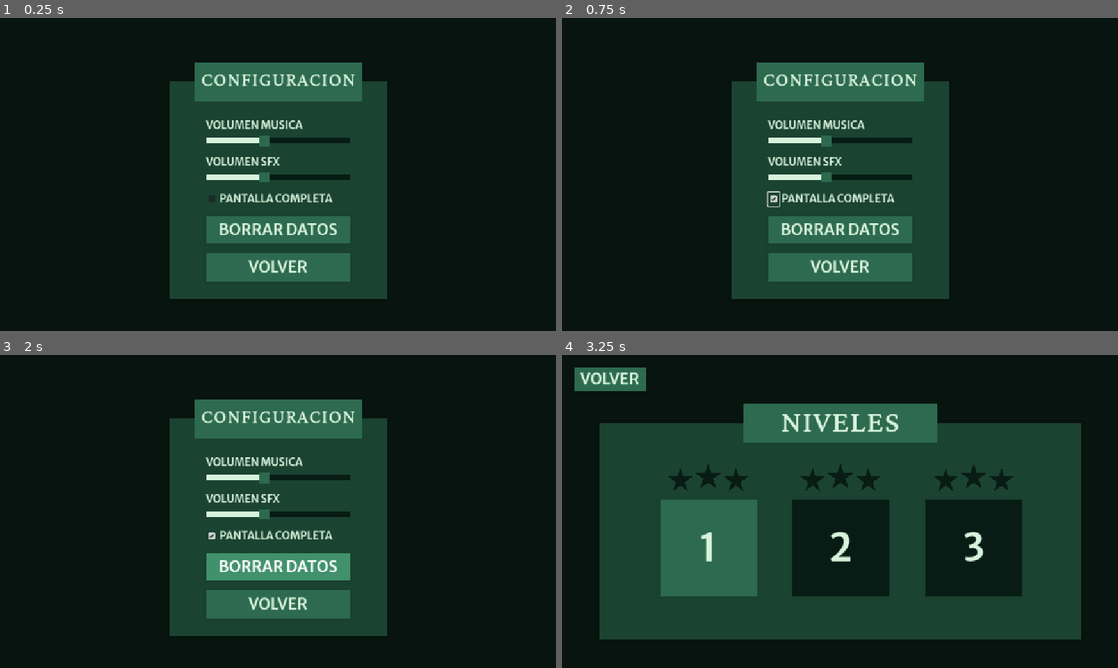
Above: before the commit, frames 1-4 (two rows, left to right).
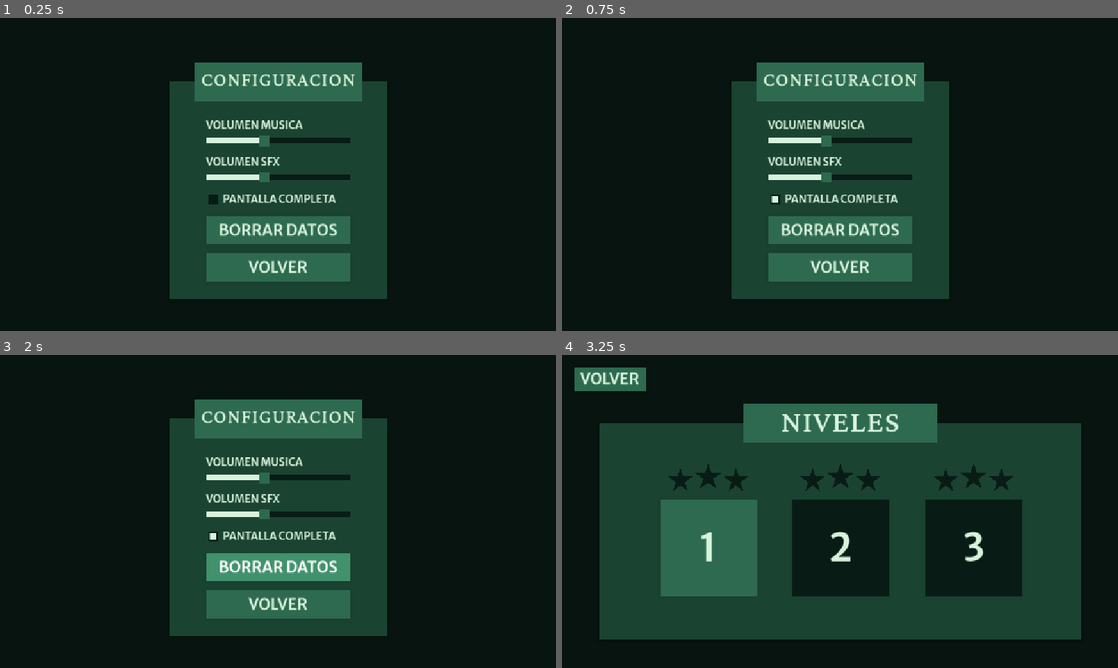
Above: after the commit, the same moments.

Repository: LYoshi02/TP-Videojuegos
Game: Godot game, scene res://pantallas/menu_configuracion/menu_configuracion.tscn
Same seed, same stepped clock (60 frames per second), same inputs: the game is played once before the commit and once after it. This scene is started directly instead of the project's main scene.
Inputs (mouse positions are in pixels of both pictures, inside the frame that each line leads up to):
- Up to frame 1 (0.25 s): no input
- Up to frame 2 (0.75 s): click (773, 199) at 0.5 s
- Up to frame 3 (2 s): click "BORRAR DATOS" at 1.25 s
- Up to frame 4 (3.25 s): click "VOLVER" at 2 s; click "NIVELES" at 2.75 s

The runs differ from the first frame. In frame 1, 0.9% of the frame differs, in the area x 37-63%, y 56-82%; in frame 2, 0.9%, in the area x 36-63%, y 55-82%; in frame 3, 0.9%; in frame 4, nothing differs.

Commit message:
customizar iconos de checkbox

Diff:
--- a/pantallas/menu_configuracion/menu_configuracion.tscn
+++ b/pantallas/menu_configuracion/menu_configuracion.tscn
@@ -1,10 +1,11 @@
-[gd_scene load_steps=11 format=3 uid="uid://c7ilqfxxyck6l"]
+[gd_scene load_steps=12 format=3 uid="uid://c7ilqfxxyck6l"]
 
 [ext_resource type="Script" uid="uid://b30cnjjme0emd" path="res://pantallas/menu_configuracion/menu_configuracion.gd" id="1_pcvoh"]
 [ext_resource type="PackedScene" uid="uid://b4ctirjw1xq53" path="res://ui/titulo.tscn" id="1_tanxu"]
 [ext_resource type="FontFile" uid="uid://br0ox30rd3ddl" path="res://assets/fuentes/merriweather_sans/MerriweatherSans-VariableFont_wght.ttf" id="3_ltsyv"]
 [ext_resource type="PackedScene" uid="uid://sddk5xqkdc4t" path="res://ui/boton.tscn" id="3_tbv8m"]
 [ext_resource type="PackedScene" uid="uid://deb6ahist7ktm" path="res://ui/slider/slider.tscn" id="4_yx0ux"]
+[ext_resource type="PackedScene" uid="uid://cse0m25gr0cyf" path="res://ui/checkbox/checkbox.tscn" id="5_yx0ux"]
 
 [sub_resource type="StyleBoxFlat" id="StyleBoxFlat_pcvoh"]
 bg_color = Color(0.0313726, 0.0784314, 0.0588235, 1)
@@ -138,10 +139,9 @@
 [node name="HBoxContainer" type="HBoxContainer" parent="Panel/Panel/ContenedorBotones"]
 z_index = 10
 layout_mode = 2
-
-[node name="CheckBoxFullScreen" type="CheckBox" parent="Panel/Panel/ContenedorBotones/HBoxContainer"]
-z_index = 10
-texture_filter = 2
+theme_override_constants/separation = 5
+
+[node name="CheckBoxFullScreen" parent="Panel/Panel/ContenedorBotones/HBoxContainer" instance=ExtResource("5_yx0ux")]
 layout_mode = 2
 
 [node name="Label" type="Label" parent="Panel/Panel/ContenedorBotones/HBoxContainer"]
--- a/pantallas/pausa/configuracion/configuracion.tscn
+++ b/pantallas/pausa/configuracion/configuracion.tscn
@@ -1,10 +1,11 @@
-[gd_scene load_steps=10 format=3 uid="uid://cab0166d3lquy"]
+[gd_scene load_steps=11 format=3 uid="uid://cab0166d3lquy"]
 
 [ext_resource type="Script" uid="uid://cwaecf7ijh1f8" path="res://pantallas/pausa/configuracion/configuracion.gd" id="1_gn6kl"]
 [ext_resource type="PackedScene" uid="uid://b4ctirjw1xq53" path="res://ui/titulo.tscn" id="1_m7156"]
 [ext_resource type="FontFile" uid="uid://br0ox30rd3ddl" path="res://assets/fuentes/merriweather_sans/MerriweatherSans-VariableFont_wght.ttf" id="2_gn6kl"]
 [ext_resource type="PackedScene" uid="uid://deb6ahist7ktm" path="res://ui/slider/slider.tscn" id="3_h61ec"]
 [ext_resource type="PackedScene" uid="uid://sddk5xqkdc4t" path="res://ui/boton.tscn" id="4_v8juk"]
+[ext_resource type="PackedScene" uid="uid://cse0m25gr0cyf" path="res://ui/checkbox/checkbox.tscn" id="5_b4b7n"]
 
 [sub_resource type="StyleBoxEmpty" id="StyleBoxEmpty_il5fp"]
 
@@ -138,9 +139,7 @@
 z_index = 10
 layout_mode = 2
 
-[node name="CheckBoxFullScreen" type="CheckBox" parent="Panel/ContenedorBotones/VBoxContainer/HBoxContainer"]
-z_index = 10
-texture_filter = 2
+[node name="CheckBoxFullScreen" parent="Panel/ContenedorBotones/VBoxContainer/HBoxContainer" instance=ExtResource("5_b4b7n")]
 layout_mode = 2
 
 [node name="Label" type="Label" parent="Panel/ContenedorBotones/VBoxContainer/HBoxContainer"]
--- /dev/null
+++ b/ui/checkbox/checkbox.tscn
@@ -0,0 +1,14 @@
+[gd_scene load_steps=4 format=3 uid="uid://cse0m25gr0cyf"]
+
+[ext_resource type="Texture2D" uid="uid://bdinbo22hg14" path="res://ui/checkbox/icon_checked.png" id="1_pw0sj"]
+[ext_resource type="Texture2D" uid="uid://b24wjg4vxifvy" path="res://ui/checkbox/icon_unchecked.png" id="2_h37be"]
+
+[sub_resource type="StyleBoxEmpty" id="StyleBoxEmpty_jd83v"]
+
+[node name="CheckBox" type="CheckBox"]
+z_index = 10
+texture_filter = 2
+theme_override_constants/icon_max_width = 22
+theme_override_styles/focus = SubResource("StyleBoxEmpty_jd83v")
+theme_override_icons/checked = ExtResource("1_pw0sj")
+theme_override_icons/unchecked = ExtResource("2_h37be")
Binary file added: ui/checkbox/icon_checked.png
Not shown, added: ui/checkbox/icon_checked.png.import
Binary file added: ui/checkbox/icon_unchecked.png
Not shown, added: ui/checkbox/icon_unchecked.png.import
